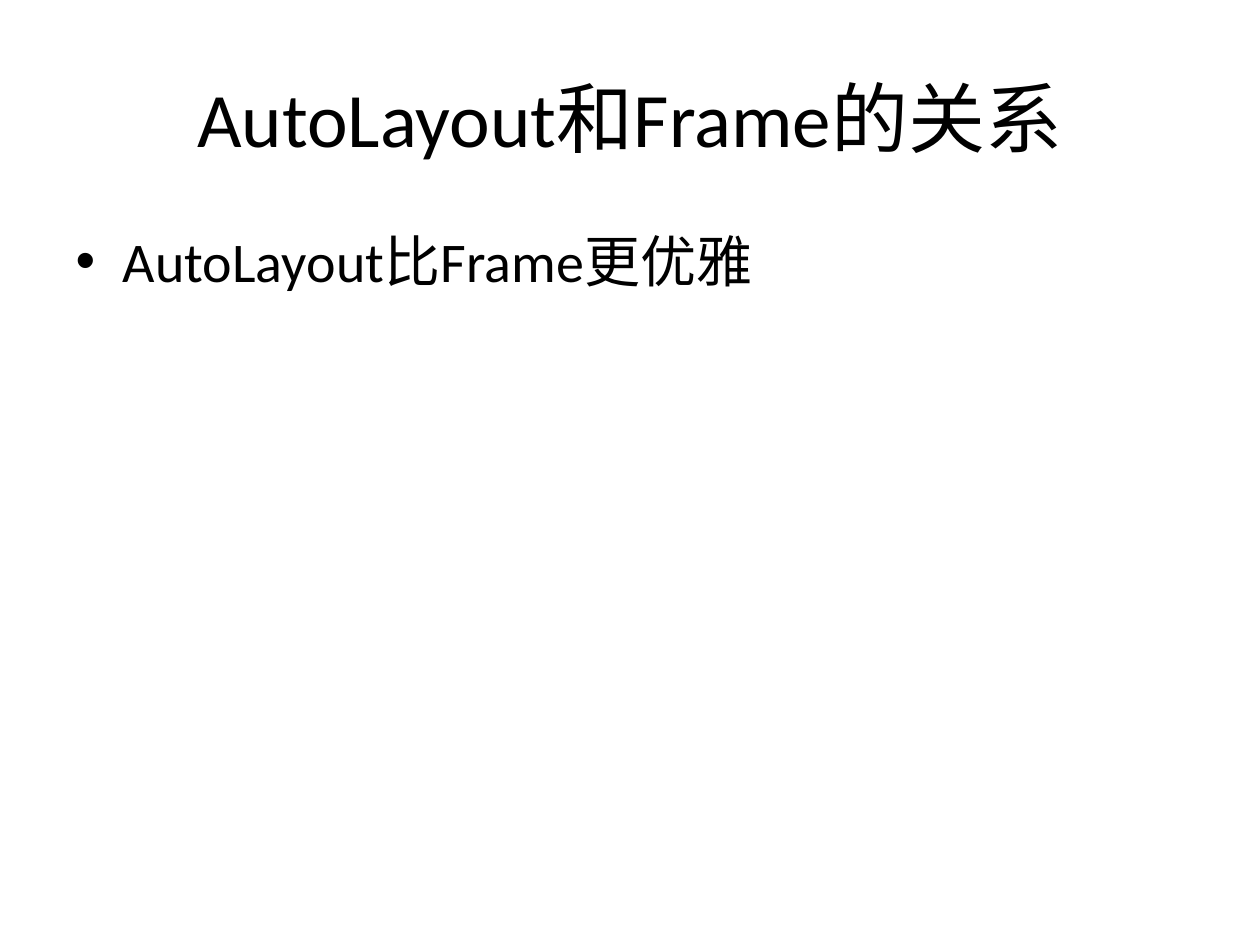
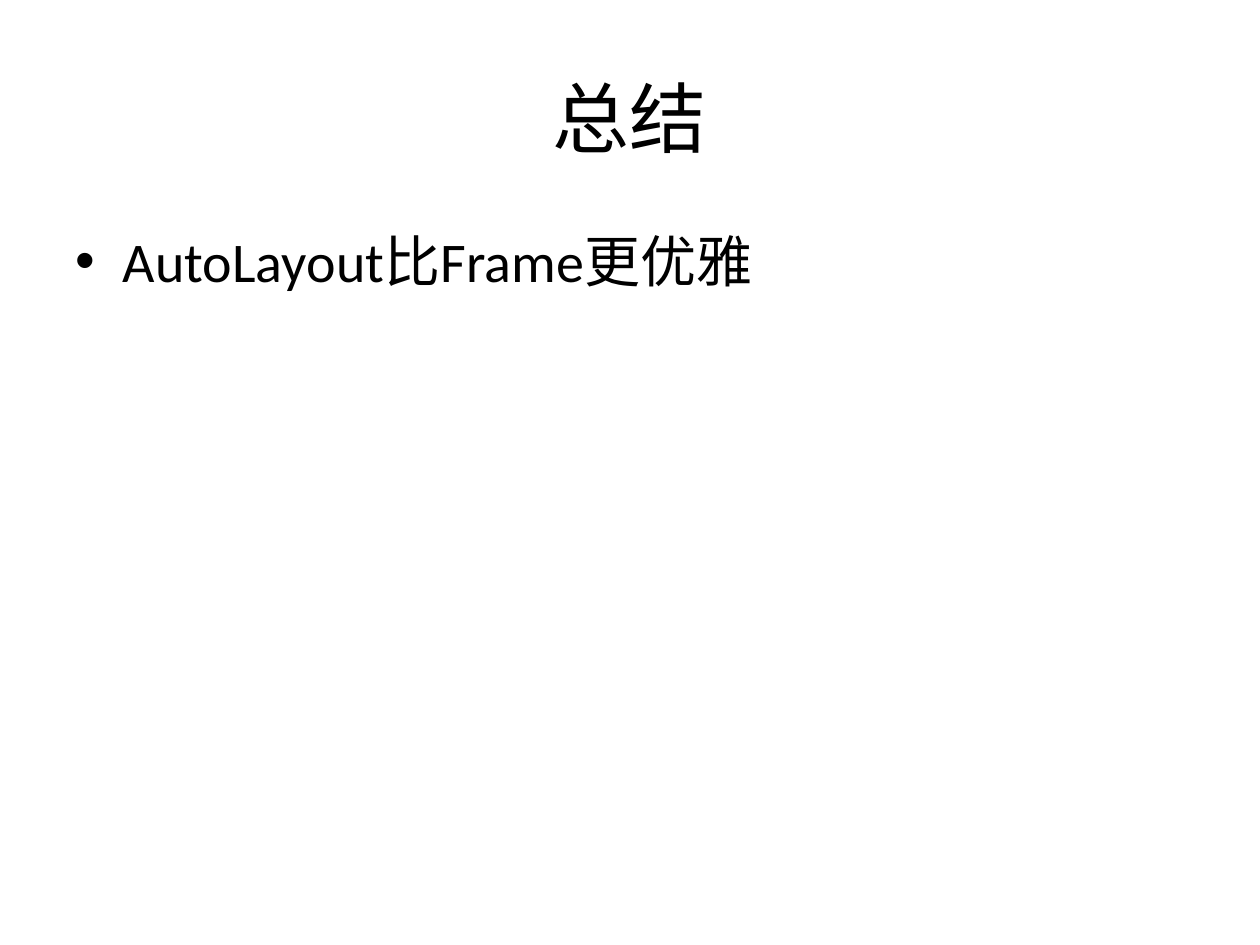
Before and after one commit to diaglamp/AutoLayoutDemo, a slide deck: slide 23 of AutoLayout.pptx (slide 3 before the commit). Drawn at 1260x945 pixels with LibreOffice and Linux fonts; fonts in the diff are those of the drawing. Boxes give left, top, right and bottom in pixels: in the first picture for what was removed or moved away, otherwise in the second. Text is boxed around its words. In the diff, an @@ line names an element or a change of style, - is before the commit and + after.

```diff
--- a/AutoLayout.pptx
+++ b/AutoLayout.pptx
@@ title at box(553, 82, 707, 153): text changed @@
-AutoLayout和Frame的关系
+总结
```
Also in this commit, not shown: 3 other slides changed, 2 slides added, 9 other files.
